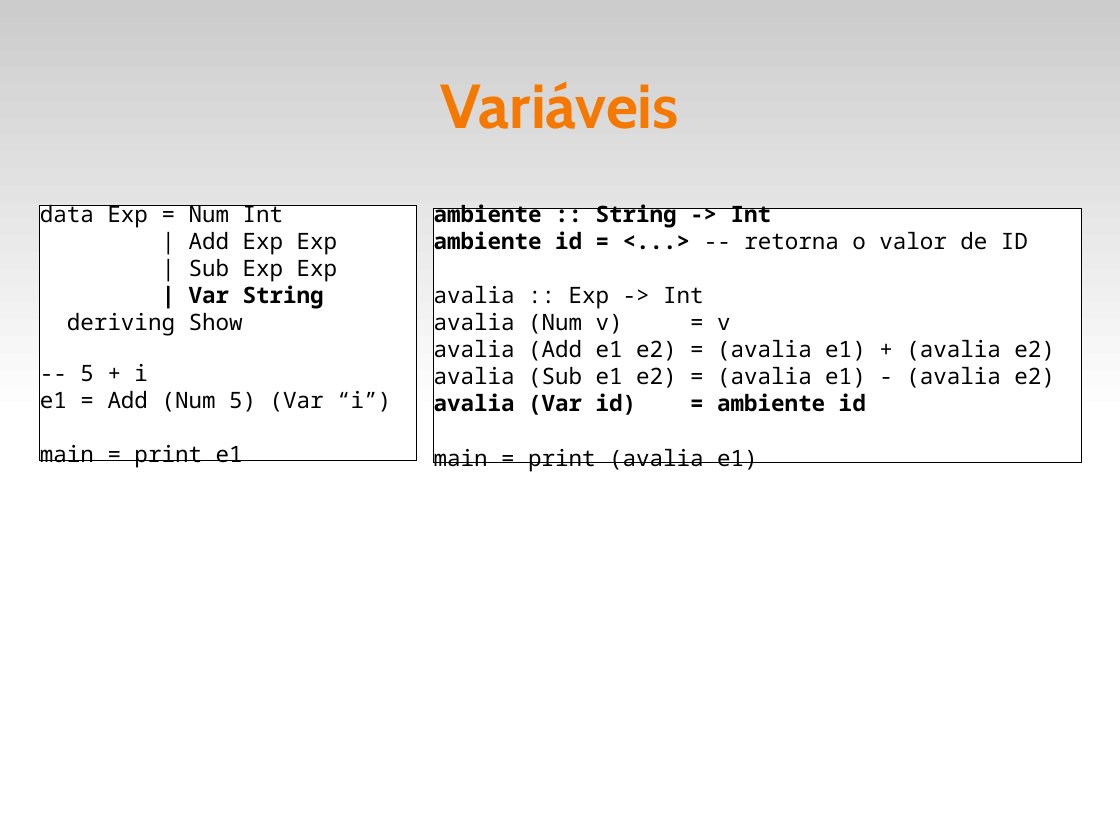
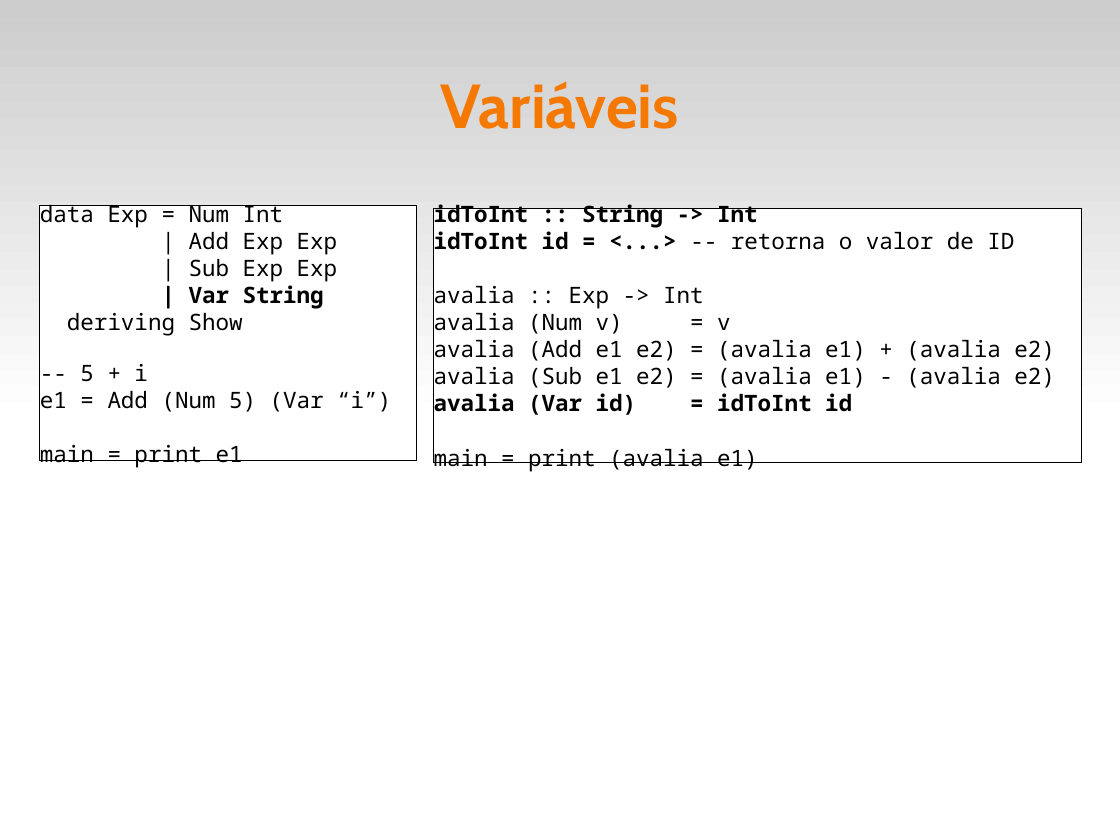
Before and after one commit to fsantanna-uerj/EDL, a slide deck: slide 5 of slides/edl-12-lang.odp (slide 6 before the commit). Drawn at 1120x840 pixels with LibreOffice and Linux fonts; fonts in the diff are those of the drawing. Boxes give left, top, right and bottom in pixels: in the first picture for what was removed or moved away, otherwise in the second. Text is boxed around its words. In the diff, an @@ line names an element or a change of style, - is before the commit and + after.

```diff
--- a/slides/edl-12-lang.odp
+++ b/slides/edl-12-lang.odp
@@ text in rectangle at <box>434,204,1014,250</box>: text changed @@
-ambiente :: String -> Int
-ambiente id = <...> -- retorna o valor de ID
+idToInt :: String -> Int
+idToInt id = <...> -- retorna o valor de ID
@@ text in rectangle at <box>434,393,852,415</box>: text changed @@
-avalia (Var id) = ambiente id
+avalia (Var id) = idToInt id
```
Also in this commit, not shown: 3 other slides changed, 2 slides added, 2 slides removed, 7 other files.
